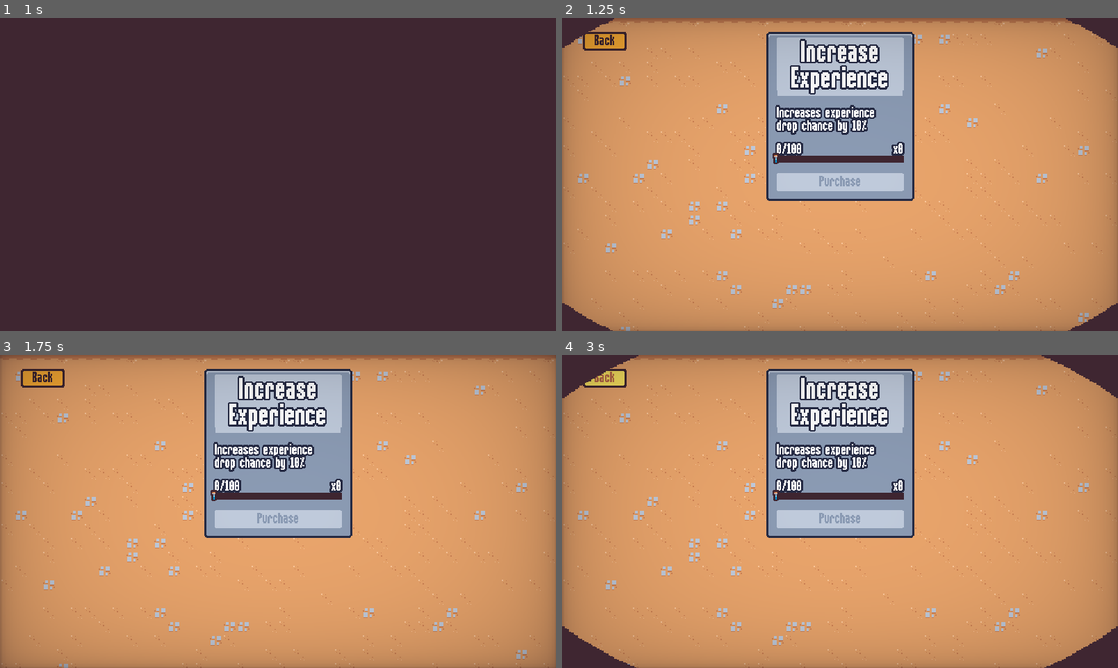
Above: before the commit, frames 1-4 (two rows, left to right).
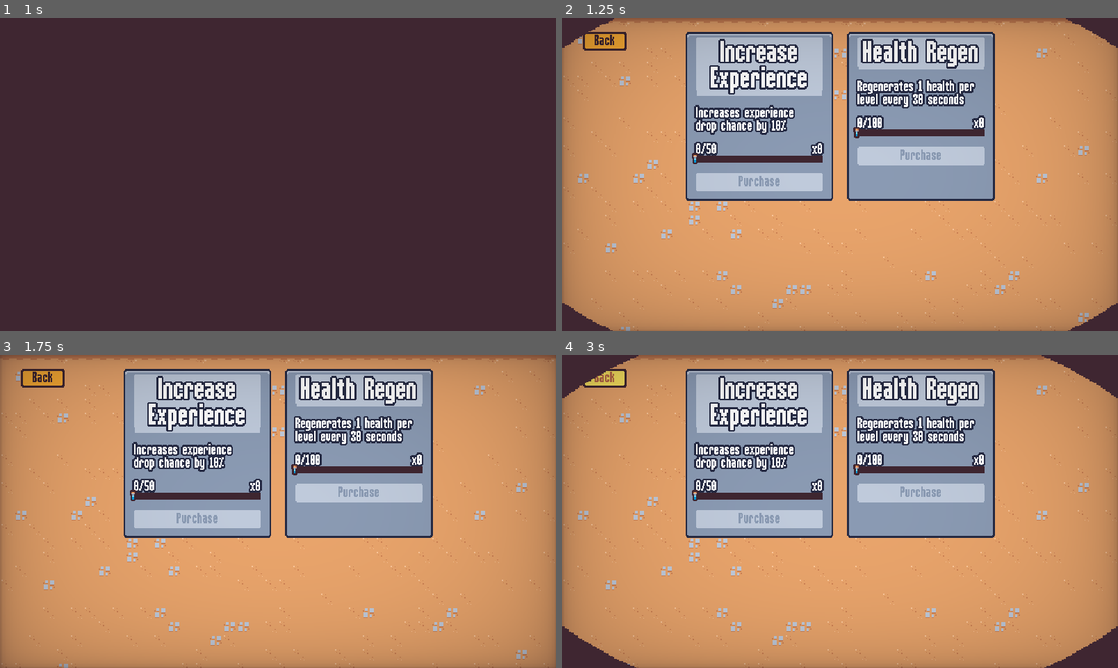
Above: after the commit, the same moments.

Repository: nadeemkhedr/survivor-game-godot
Game: Godot game, scene res://scenes/ui/main_menu.tscn
Same seed, same stepped clock (60 frames per second), same inputs: the game is played once before the commit and once after it.
Inputs (mouse positions are in pixels of both pictures, inside the frame that each line leads up to):
- Up to frame 1 (1 s): click "Upgrades" at 0.5 s
- Up to frame 2 (1.25 s): no input
- Up to frame 3 (1.75 s): move the mouse to (400, 495) at 1.27 s; press the mouse at (400, 495) at 1.28 s; hold D (move_right) from 1.28 s (still down)
- Up to frame 4 (3 s): tap Enter at 2 s; move the mouse to (728, 527) at 2.02 s; release D (move_right) at 2.03 s; release the mouse at (728, 527) at 2.03 s; hold S (move_down) 2.03-2.75 s; click (728, 527) at 2.1 s; click "Back" at 2.75 s

Frame 1 is identical in both runs. In frame 2, 24% of the frame differs, in the area x 22-78%, y 4-59%; in frame 3, 24%; in frame 4, 24%.

Commit message:
✨ feat: add health regen meta upgrade

Diff:
--- a/resources/meta_upgrades/experience_gain.tres
+++ b/resources/meta_upgrades/experience_gain.tres
@@ -6,6 +6,6 @@
 script = ExtResource("1_8xqar")
 id = "experience_gain"
 max_quantity = 1
-experience_cost = 100
+experience_cost = 50
 title = "Increase Experience"
 description = "Increases experience drop chance by 10%"
--- /dev/null
+++ b/resources/meta_upgrades/health_regeneration.tres
@@ -0,0 +1,11 @@
+[gd_resource type="Resource" script_class="MetaUpgrade" load_steps=2 format=3 uid="uid://b02x1cm6avkll"]
+
+[ext_resource type="Script" path="res://resources/meta_upgrades/meta_upgrade.gd" id="1_erq4s"]
+
+[resource]
+script = ExtResource("1_erq4s")
+id = "health_regeneration"
+max_quantity = 3
+experience_cost = 100
+title = "Health Regen"
+description = "Regenerates 1 health per level every 30 seconds"
--- a/scenes/component/health_component.gd
+++ b/scenes/component/health_component.gd
@@ -3,6 +3,7 @@
 
 signal died
 signal health_changed
+signal health_decreased
 
 @export var max_health: float = 10
 var current_health
@@ -13,9 +14,17 @@
 
 
 func damage(damage_amount: float):
+	# incase of healing
+	current_health = clamp(current_health - damage_amount, 0 , max_health)
 	current_health = max(current_health - damage_amount, 0)
 	health_changed.emit()
+	if damage_amount > 0:
+		health_decreased.emit()
 	Callable(check_death).call_deferred()
+
+
+func heal(heal_amount: int):
+	damage(-heal_amount)
 
 
 func get_health_percent():
--- a/scenes/component/hit_flash_component.gd
+++ b/scenes/component/hit_flash_component.gd
@@ -7,10 +7,10 @@
 var hit_flash_tween: Tween
 
 func _ready():
-	health_component.health_changed.connect(on_health_changed)
+	health_component.health_decreased.connect(on_health_decreased)
 	sprite.material = hit_flash_material
 
-func on_health_changed():
+func on_health_decreased():
 	if hit_flash_tween != null && hit_flash_tween.is_valid():
 		hit_flash_tween.kill()
 
--- a/scenes/game_object/player/player.gd
+++ b/scenes/game_object/player/player.gd
@@ -1,4 +1,6 @@
 extends CharacterBody2D
+
+@export var arena_time_manager: Node
 
 @onready var damage_interval_timer = $DamageIntervalTimer
 @onready var health_component = $HealthComponent
@@ -13,10 +15,12 @@
 
 
 func _ready():
+	arena_time_manager.arena_difficulty_increased.connect(on_arena_difficulty_increased)
 	base_speed = velocity_component.max_speed
 	$CollisionArea2D.body_entered.connect(on_body_entered)
 	$CollisionArea2D.body_exited.connect(on_body_exited)
 	damage_interval_timer.timeout.connect(on_damage_interval_timer_timeout)
+	health_component.health_decreased.connect(on_health_decreased)
 	health_component.health_changed.connect(on_health_changed)
 	GameEvents.ability_upgrade_added.connect(on_ability_upgrade_added)
 	update_health_display()
@@ -68,10 +72,13 @@
 	check_deal_damage()
 
 
+func on_health_decreased():
+	GameEvents.emit_player_damaged()
+	$HitRandomStreamPlayer.play_random()
+
+
 func on_health_changed():
-	GameEvents.emit_player_damaged()
 	update_health_display()
-	$HitRandomStreamPlayer.play_random()
 
 
 func on_ability_upgrade_added(ability_upgrade: AbilityUpgrade, current_upgrades: Dictionary):
@@ -80,3 +87,11 @@
 		abilities.add_child(ability.ability_controller_scene.instantiate())
 	elif ability_upgrade.id == "player_speed":
 		velocity_component.max_speed = base_speed + (base_speed * current_upgrades["player_speed"]["quantity"] * 0.1)
+
+
+func on_arena_difficulty_increased(difficulty: int):
+	var health_regen_quantity = MetaProgression.get_upgrade_count("health_regeneration")
+	if health_regen_quantity > 0:
+		var is_thirty_second_interval = (difficulty % 6) == 0
+		if is_thirty_second_interval:
+			health_component.heal(health_regen_quantity)
--- a/scenes/main/main.tscn
+++ b/scenes/main/main.tscn
@@ -47,8 +47,9 @@
 [node name="Entites" type="Node2D" parent="." groups=["entites_layer"]]
 y_sort_enabled = true
 
-[node name="Player" parent="Entites" instance=ExtResource("1_3yrsm")]
+[node name="Player" parent="Entites" node_paths=PackedStringArray("arena_time_manager") instance=ExtResource("1_3yrsm")]
 unique_name_in_owner = true
 position = Vector2(323, 157)
+arena_time_manager = NodePath("../../ArenaTimeManager")
 
 [node name="Foreground" type="Node2D" parent="." groups=["foreground_layer"]]
--- a/scenes/ui/meta_menu.tscn
+++ b/scenes/ui/meta_menu.tscn
@@ -1,15 +1,16 @@
-[gd_scene load_steps=6 format=3 uid="uid://bqb3e5sfssol5"]
+[gd_scene load_steps=7 format=3 uid="uid://bqb3e5sfssol5"]
 
 [ext_resource type="Script" path="res://scenes/ui/meta_menu.gd" id="1_k3kcx"]
 [ext_resource type="Resource" uid="uid://c8kw6hr3awsuj" path="res://resources/meta_upgrades/experience_gain.tres" id="2_17j6g"]
 [ext_resource type="TileSet" uid="uid://b2q3j4jyeru7g" path="res://resources/tileset.tres" id="2_gaame"]
+[ext_resource type="Resource" uid="uid://b02x1cm6avkll" path="res://resources/meta_upgrades/health_regeneration.tres" id="3_0a1us"]
 [ext_resource type="PackedScene" uid="uid://c0tu8r55f237" path="res://scenes/ui/meta_upgrade_card.tscn" id="4_3jmqd"]
 [ext_resource type="PackedScene" uid="uid://ctbloav3ac1bs" path="res://scenes/ui/vignette.tscn" id="4_to3ml"]
 
 [node name="MetaMenu" type="CanvasLayer"]
 layer = 2
 script = ExtResource("1_k3kcx")
-upgrades = Array[Resource("res://resources/meta_upgrades/meta_upgrade.gd")]([ExtResource("2_17j6g")])
+upgrades = Array[Resource("res://resources/meta_upgrades/meta_upgrade.gd")]([ExtResource("2_17j6g"), ExtResource("3_0a1us")])
 
 [node name="TileMap" type="TileMap" parent="."]
 tile_set = ExtResource("2_gaame")
